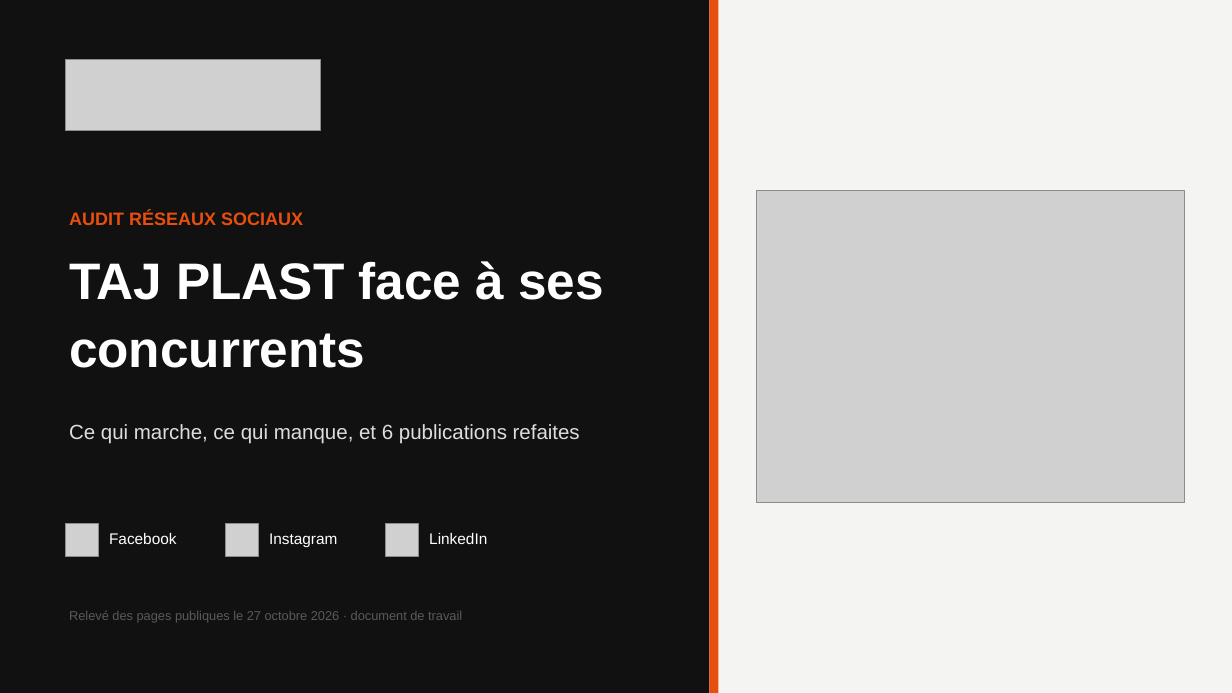
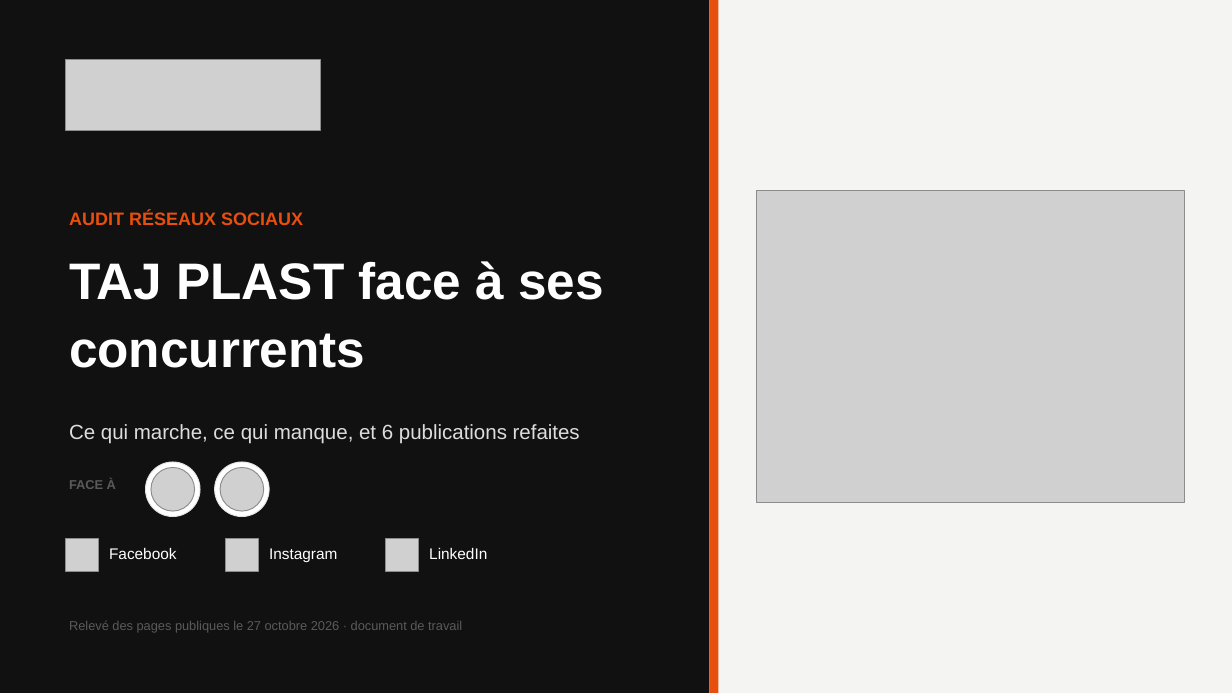
Before and after one commit to leslita06/fatima-unifood-fictif, a slide deck: slide 1 of tmp-tj/261028_tajplast_audit-reseaux-sociaux_v2.pptx. Drawn at 1232x693 pixels with LibreOffice and Linux fonts; fonts in the diff are those of the drawing; grey boxes stand for pictures. Boxes give left, top, right and bottom in pixels: in the first picture for what was removed or moved away, otherwise in the second. Text is boxed around its words. In the diff, an @@ line names an element or a change of style, - is before the commit and + after.

```diff
--- a/tmp-tj/261028_tajplast_audit-reseaux-sociaux_v2.pptx
+++ b/tmp-tj/261028_tajplast_audit-reseaux-sociaux_v2.pptx
@@ text added at [69,478,116,489], 10 pt, text #5A5A5A, bold @@
+FACE À
@@ ellipse added at [145,462,200,517], fill #FFFFFF, outline #E2E2E2 0.75 pt @@
@@ picture added at [151,468,194,511] @@
@@ ellipse added at [214,462,269,517], fill #FFFFFF, outline #E2E2E2 0.75 pt @@
@@ picture added at [220,468,263,511] @@
@@ 3 pictures, 3 texts: place and size @@
-3 pictures, 3 texts at [66,524,487,556]
+3 pictures, 3 texts at [66,539,487,571]
@@ text "Relevé des pages publiques le ...": place and size @@
-text "Relevé des pages publiques le ..." at [69,611,462,622]
+text "Relevé des pages publiques le ..." at [69,621,462,633]
```
Also in this commit, not shown: 23 other slides changed, 1 slide added.
